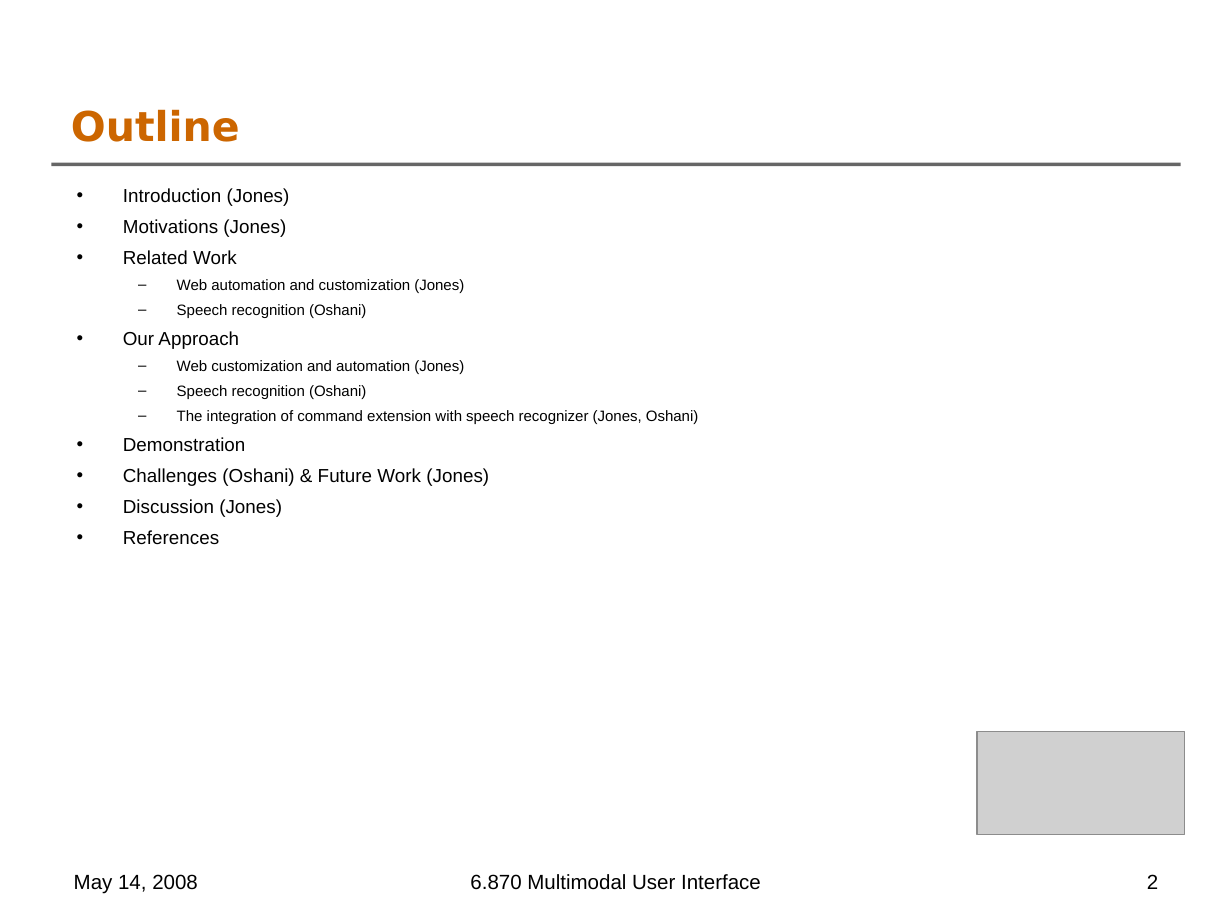
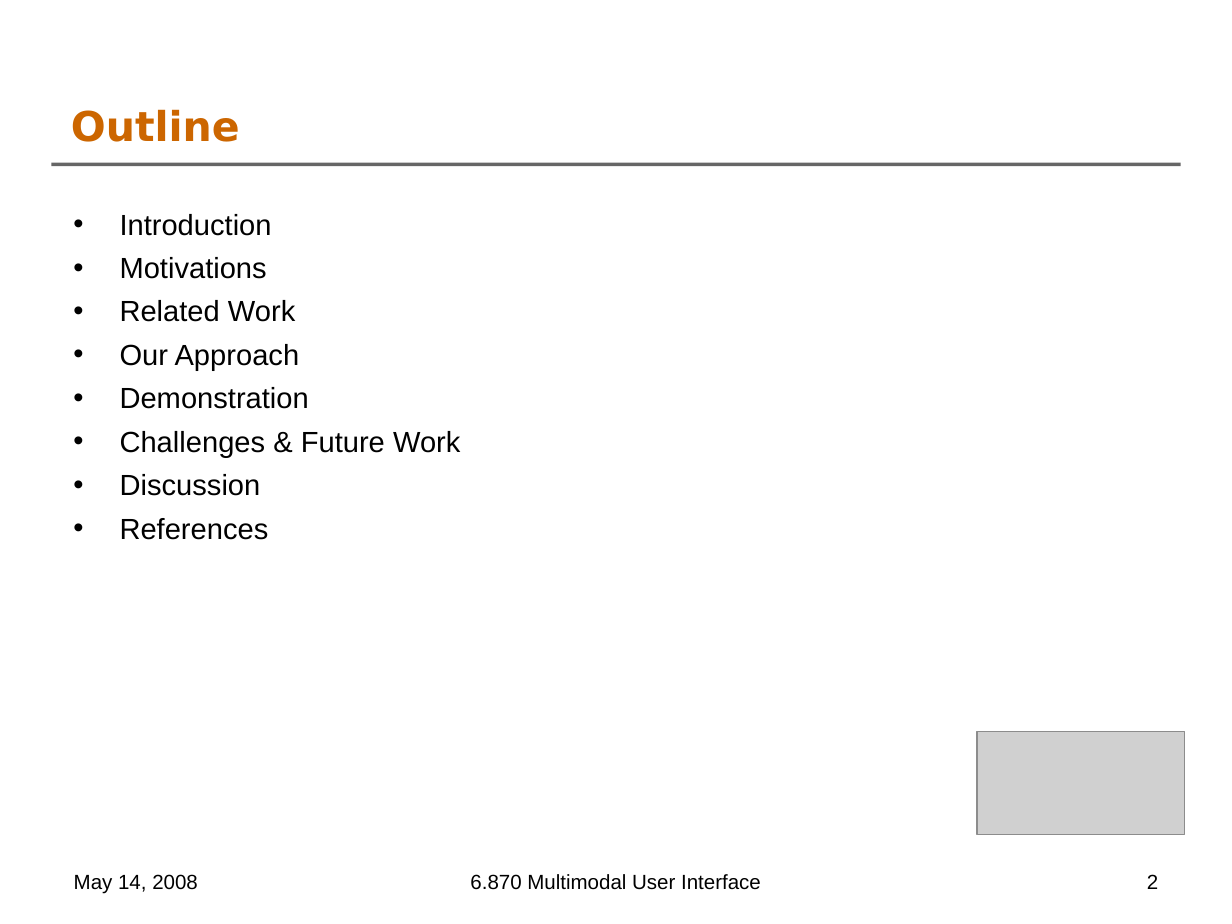
Before and after one commit to oshanis/webnnel, a slide deck: slide 2 of docs/6.870 Final Project Presentation.ppt. Drawn at 1232x924 pixels with LibreOffice and Linux fonts; fonts in the diff are those of the drawing; grey boxes stand for pictures; background and template pictures are left out. Boxes give left, top, right and bottom in pixels: in the first picture for what was removed or moved away, otherwise in the second. Text is boxed around its words. In the diff, an @@ line names an element or a change of style, - is before the commit and + after.

```diff
--- a/docs/6.870 Final Project Presentation.ppt
+++ b/docs/6.870 Final Project Presentation.ppt
@@ text "Introduction": place and size @@
-text "Introduction" at (123, 188, 698, 545)
+text "Introduction" at (120, 214, 460, 540)
@@ text at (120, 214, 272, 279): text changed; size 11 to 17 pt @@
-• Introduction (Jones)
-• Motivations (Jones)
+• Introduction
+• Motivations
@@ text at (177, 279, 464, 318): paragraphs removed @@
-  – Web automation and customization (Jones)
-  – Speech recognition (Oshani)
@@ text at (120, 300, 309, 540): size 11 to 17 pt in "Related Work", "Our Approach", "Demonstration", "References" @@
@@ text at (177, 360, 698, 424): paragraphs removed @@
-  – Web customization and automation (Jones)
-  – Speech recognition (Oshani)
-  – The integration of command extension with speech recognizer (Jones, Oshani)
@@ text at (120, 431, 460, 496): text changed; size 11 to 17 pt @@
-• Challenges (Oshani) & Future Work (Jones)
-• Discussion (Jones)
+• Challenges & Future Work
+• Discussion
```
Also in this commit, not shown: 9 other slides changed, 3 slides added.
